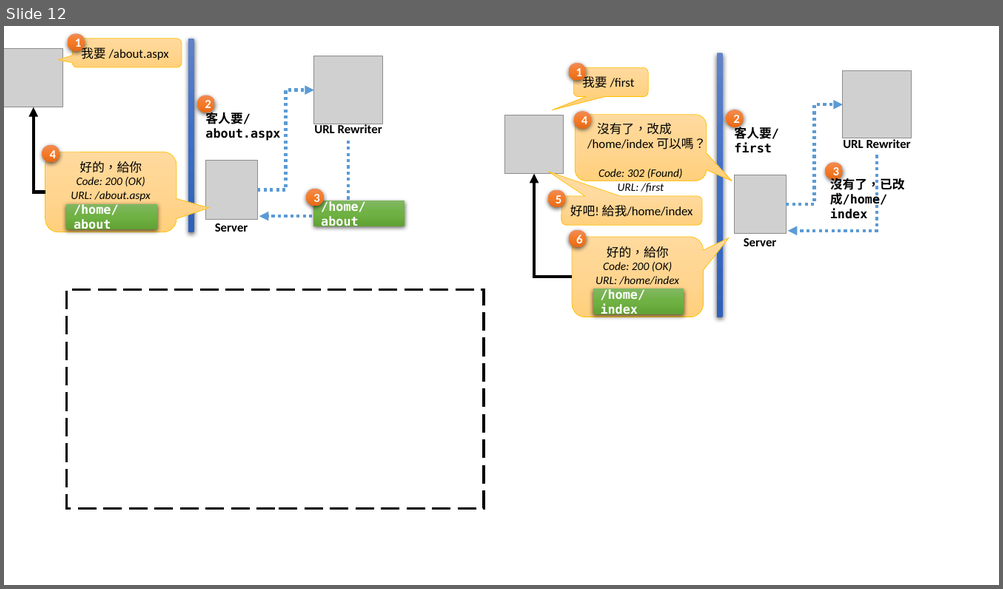
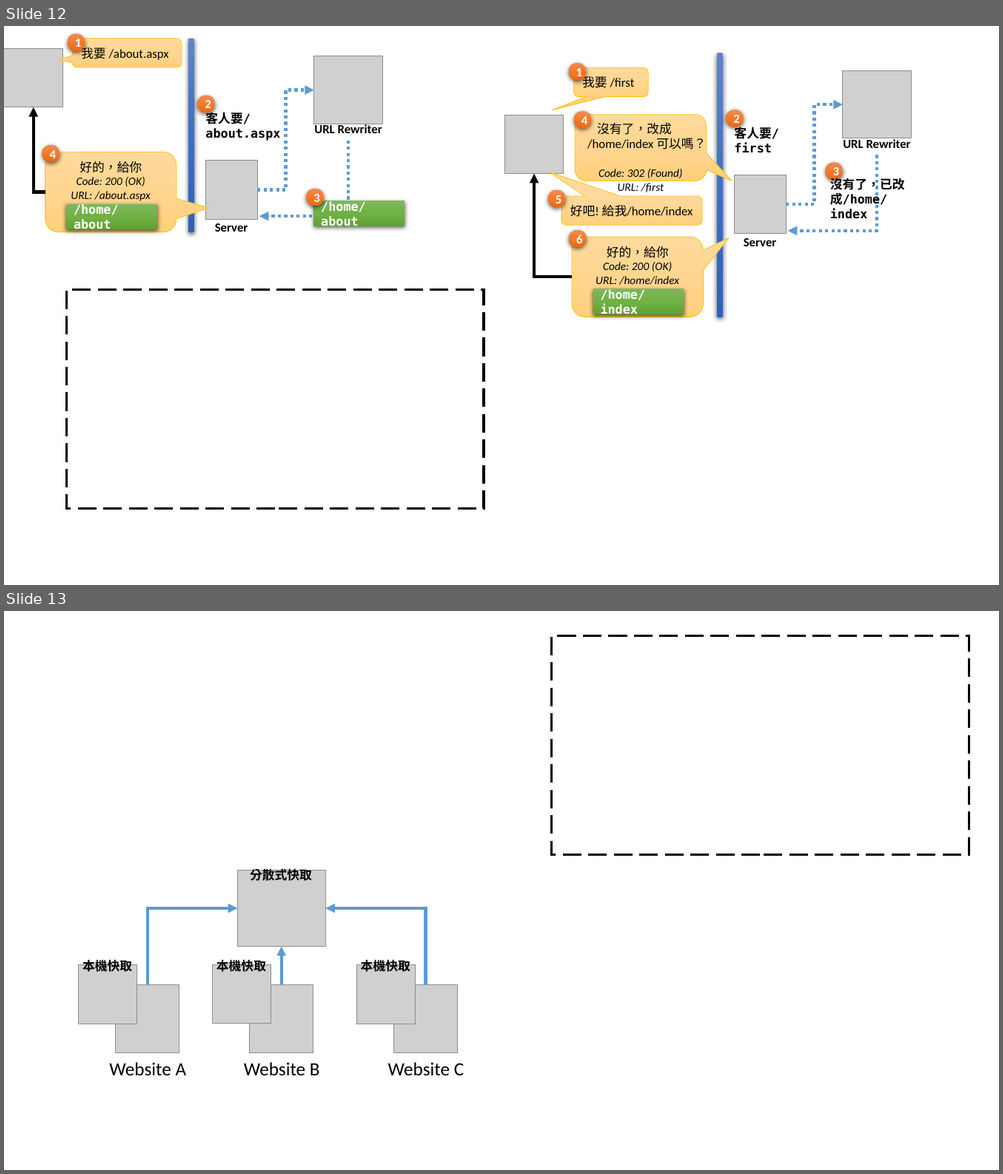
Before and after one commit to johnwu1114/blog-johnwu-cc, a slide deck: source/_assets/ironman.pptx. Shown one above the other, each under a label of ours: slide 12 before the commit, slides 12 and 13 after it. The pictures are 1003x589 and 1003x1174 pixels, drawn with LibreOffice and Linux fonts; fonts in the diff are those of the drawing; grey boxes stand for pictures. Boxes give left, top, right and bottom in pixels: in the first picture for what was removed or moved away, otherwise in the second. Text is boxed around its words. In the diff, an @@ line names an element or a change of style, - is before the commit and + after.

```diff
--- a/source/_assets/ironman.pptx
+++ b/source/_assets/ironman.pptx
@@ slide 13 added at [4,611,999,1170], background #FFFFFF @@
@@ rectangle added at [551,635,968,855], outline #000000 2.25 pt dashed @@
@@ picture added at [238,871,326,947] @@
@@ text added at [250,867,312,881], 12 pt, text #000000, bold @@
+分散式快取
@@ elbow arrow added from (148, 985) to (238, 908), #5B9BD5 3 pt @@
@@ elbow arrow added from (426, 985) to (326, 908), #5B9BD5 3 pt @@
@@ picture added at [79,965,137,1025] @@
@@ text added at [82,958,132,972], 12 pt, text #000000, bold @@
+本機快取
@@ picture added at [212,965,271,1025] @@
@@ text added at [216,958,266,972], 12 pt, text #000000, bold @@
+本機快取
@@ arrow added from (282, 985) to (282, 947), #5B9BD5 3 pt @@
@@ picture added at [356,965,415,1025] @@
@@ text added at [361,958,410,972], 12 pt, text #000000, bold @@
+本機快取
@@ picture added at [116,985,179,1054] @@
@@ picture added at [250,985,313,1053] @@
@@ picture added at [393,985,457,1054] @@
@@ text added at [109,1062,187,1076], 18 pt, text #000000 @@
+Website A
@@ text added at [244,1062,320,1076], 18 pt, text #000000 @@
+Website B
@@ text added at [388,1062,464,1076], 18 pt, text #000000 @@
+Website C
```
Also in this commit, not shown: 4 other files.
